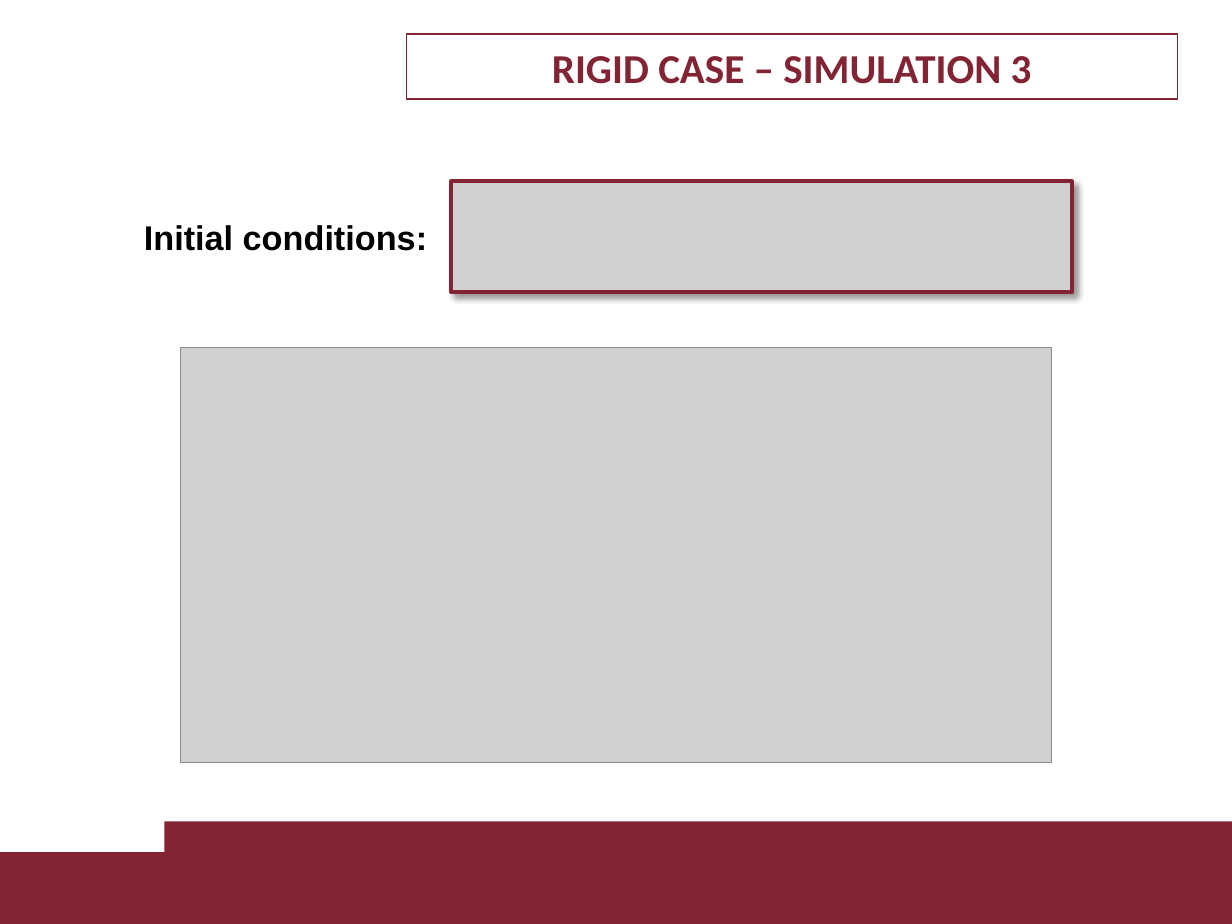
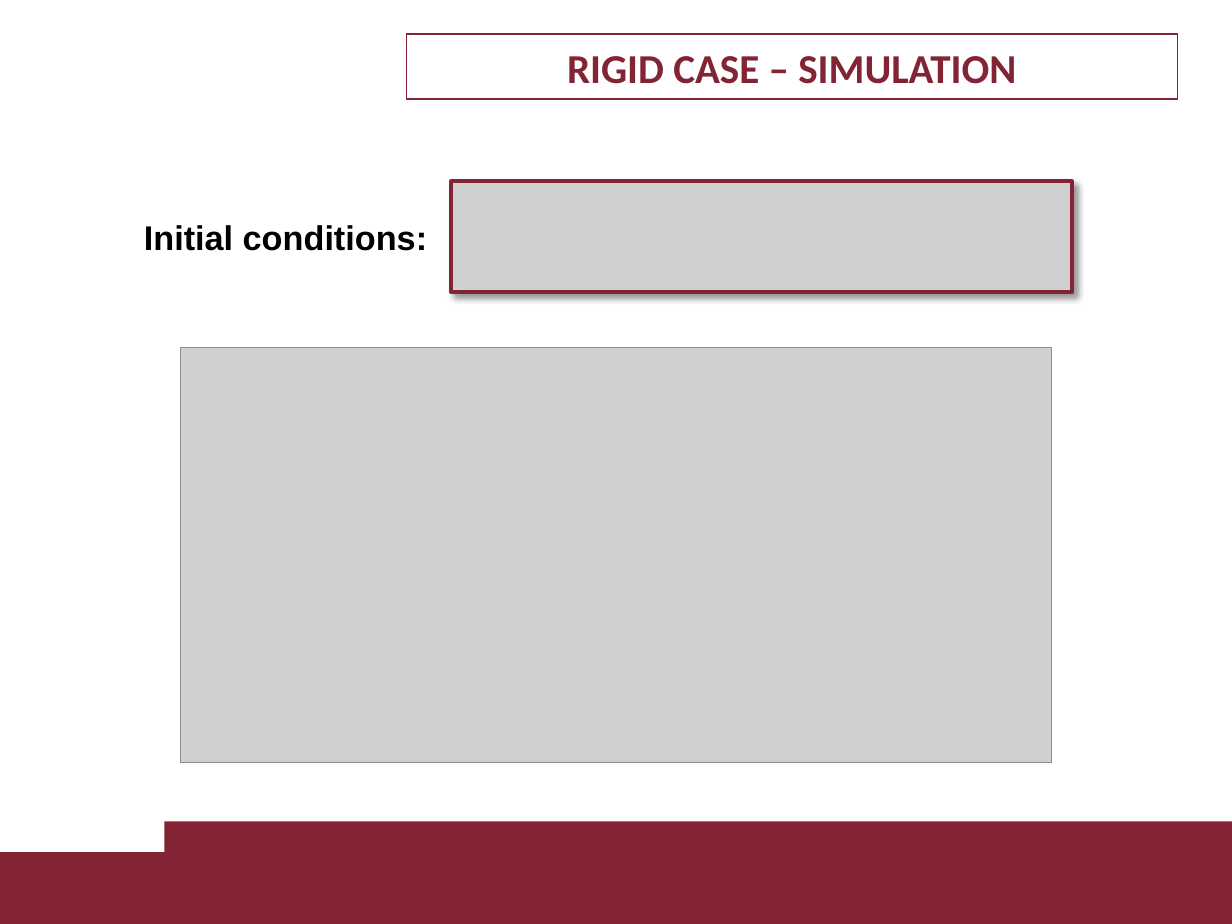
Before and after one commit to LorCir28/lagrangian_neural_network_with_PDcontroller_gravity_cancellation, a slide deck: slide 13 of presentation/1895955_1884561.pptx (slide 16 before the commit). Drawn at 1232x924 pixels with LibreOffice and Linux fonts; fonts in the diff are those of the drawing; grey boxes stand for pictures; background and template pictures are left out. Boxes give left, top, right and bottom in pixels: in the first picture for what was removed or moved away, otherwise in the second. Text is boxed around its words. In the diff, an @@ line names an element or a change of style, - is before the commit and + after.

```diff
--- a/presentation/1895955_1884561.pptx
+++ b/presentation/1895955_1884561.pptx
@@ text in rectangle at box(567, 56, 1016, 84): text changed @@
-RIGID CASE – SIMULATION 3
+RIGID CASE – SIMULATION
```
Also in this commit, not shown: 5 other slides changed, 5 slides added, 7 slides removed, 1 other file.
